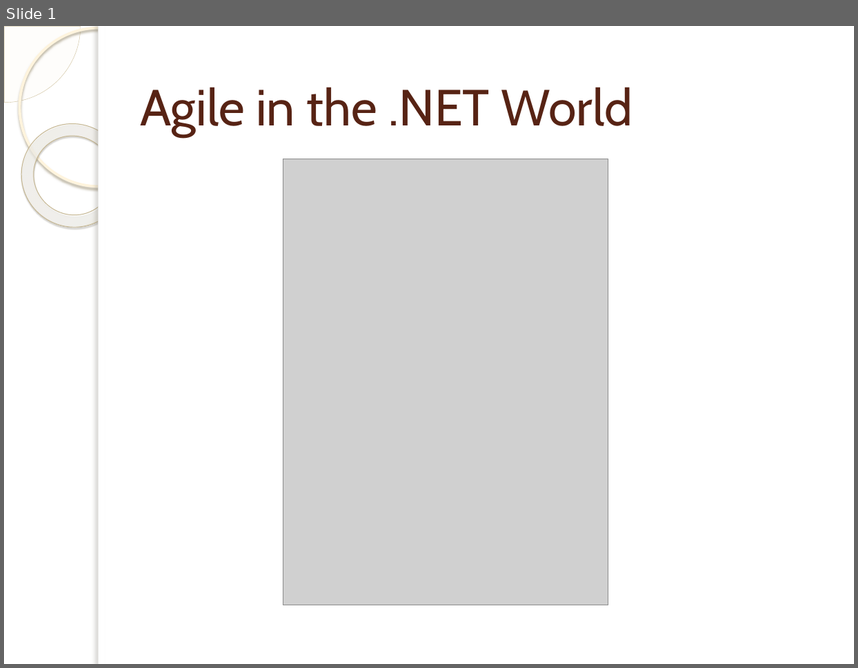
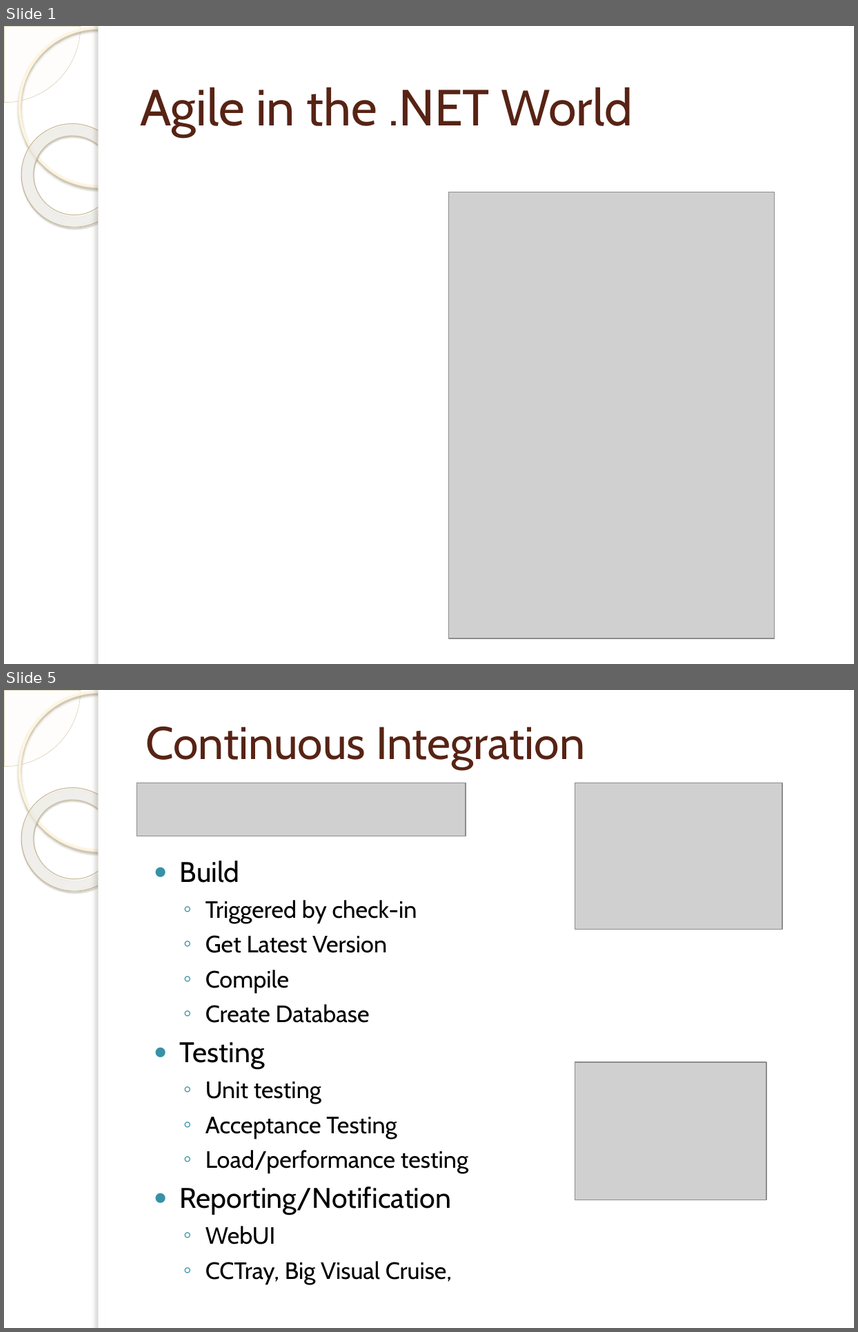
Before and after one commit to michelgrootjans/foresee, a slide deck: Agile.net/dotnet.pptx. Shown one above the other, each under a label of ours: slide 1 before the commit, slides 1 and 5 after it; the slides between them are not shown. The pictures are 858x668 and 858x1332 pixels, drawn with LibreOffice and Linux fonts; fonts in the diff are those of the drawing; grey boxes stand for pictures; background and template pictures are left out. Boxes give left, top, right and bottom in pixels: in the first picture for what was removed or moved away, otherwise in the second. Text is boxed around its words. In the diff, an @@ line names an element or a change of style, - is before the commit and + after.

```diff
--- a/Agile.net/dotnet.pptx
+++ b/Agile.net/dotnet.pptx
@@ slide 5 added at (x1=4, y1=690, x2=854, y2=1328), background picture (left out); not listed: 5 template elements that a slide beside it also shows @@
@@ title added at (x1=145, y1=726, x2=585, y2=769), 38.7 pt, text #572314 @@
+Continuous Integration
@@ picture added at (x1=136, y1=782, x2=466, y2=836) @@
@@ picture added at (x1=575, y1=782, x2=783, y2=929) @@
@@ text added at (x1=180, y1=860, x2=468, y2=1284), 20 pt, text #000000 @@
+● Build
+  ◦ Triggered by check-in
+  ◦ Get Latest Version
+  ◦ Compile
+  ◦ Create Database
+● Testing
+  ◦ Unit testing
+  ◦ Acceptance Testing
+  ◦ Load/performance testing
+● Reporting/Notification
+  ◦ WebUI
+  ◦ CCTray, Big Visual Cruise,
@@ picture added at (x1=575, y1=1063, x2=766, y2=1200) @@
@@ slide 1 changed as well @@
@@ picture moved from (x1=283, y1=158, x2=608, y2=605) to (x1=448, y1=192, x2=774, y2=638) @@
```
Also in this commit, not shown: 4 other slides changed, 2 other slides added, 2 slides removed, 1 other file.
